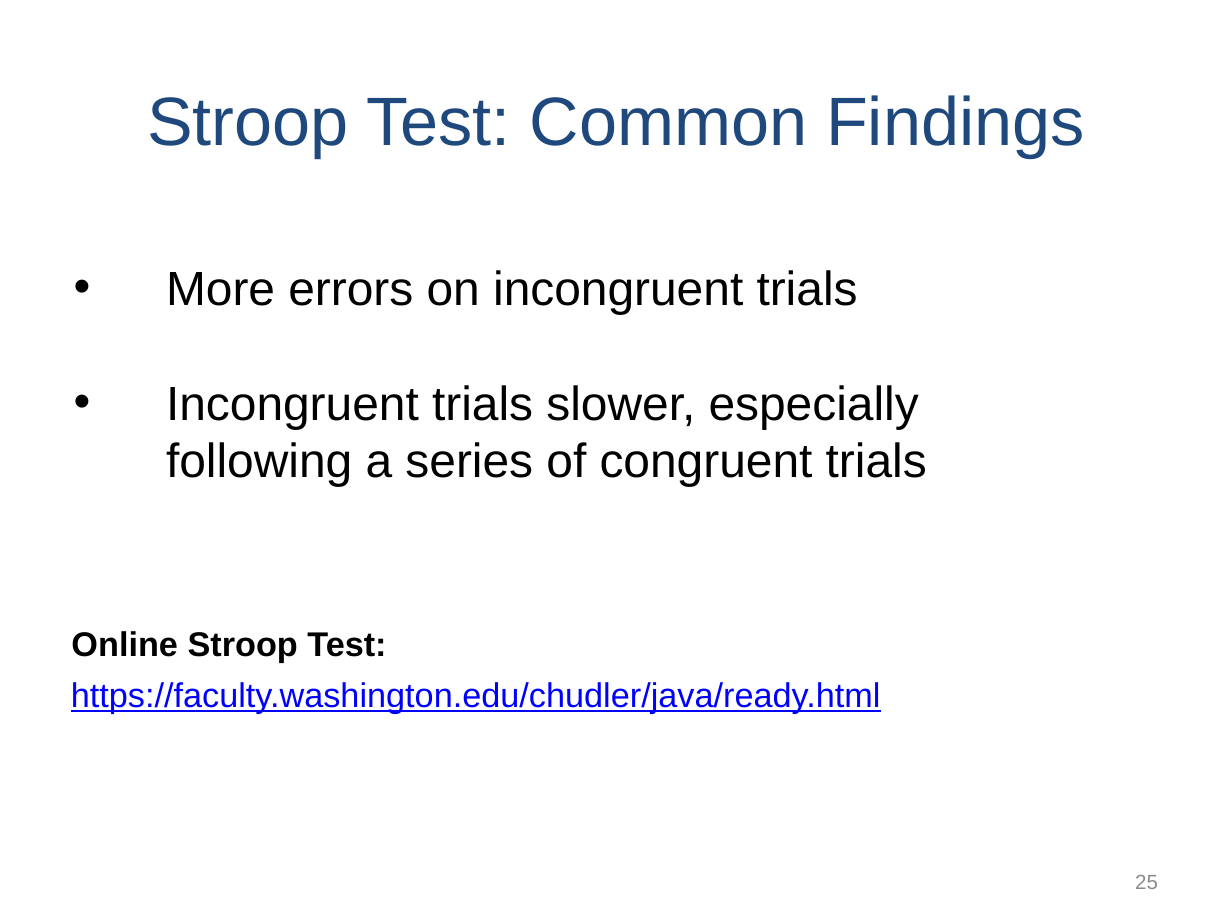
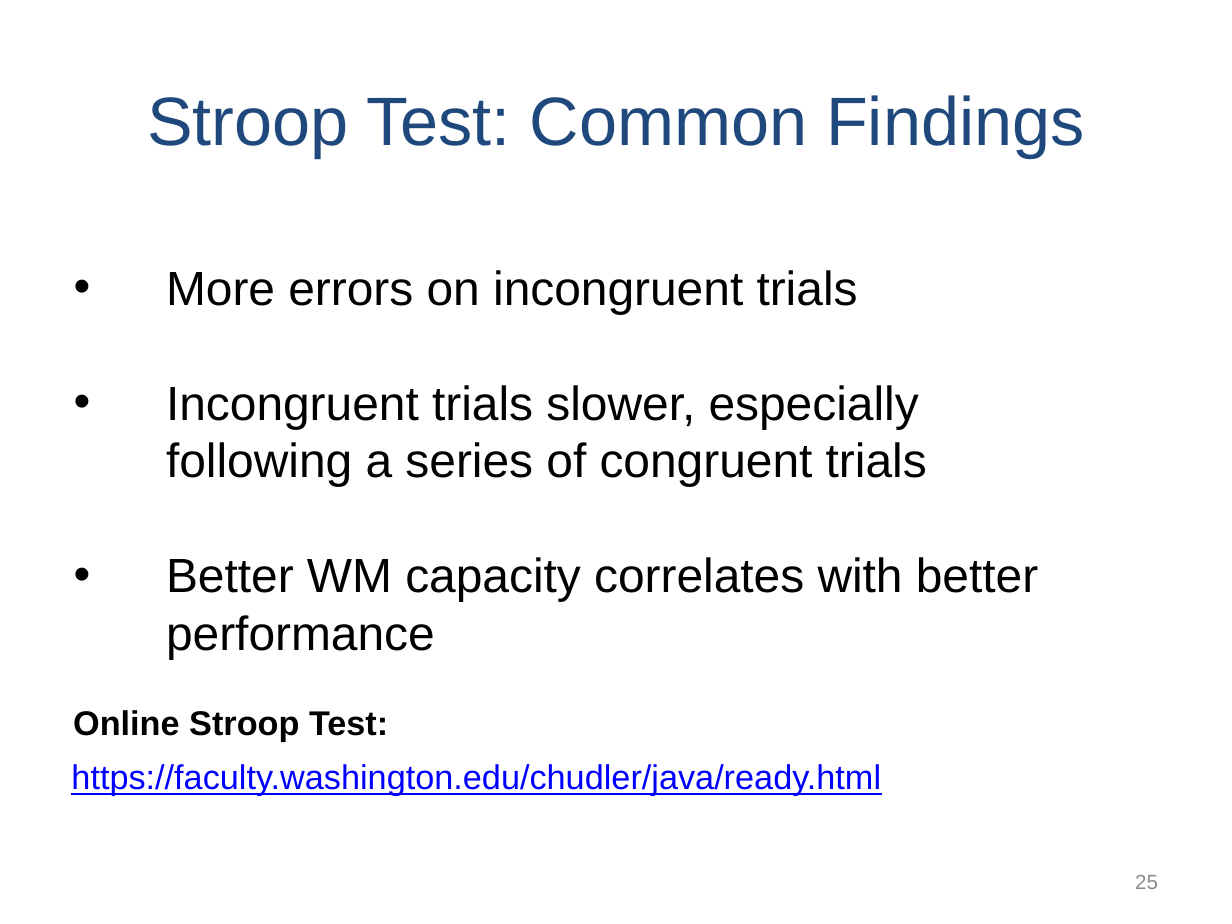
Before and after one commit to npm27/Teaching-Materials, a slide deck: slide 25 of Memory/Slides/Chapter 3.PPTX. Drawn at 1232x924 pixels with LibreOffice and Linux fonts; fonts in the diff are those of the drawing. Boxes give left, top, right and bottom in pixels: in the first picture for what was removed or moved away, otherwise in the second. Text is boxed around its words. In the diff, an @@ line names an element or a change of style, - is before the commit and + after.

```diff
--- a/Memory/Slides/Chapter 3.PPTX
+++ b/Memory/Slides/Chapter 3.PPTX
@@ text at (166, 557, 1038, 659): paragraph added @@
+• Better WM capacity correlates with better performance
@@ text "Online Stroop Test:": place and size @@
-text "Online Stroop Test:" at (71, 631, 386, 663)
+text "Online Stroop Test:" at (73, 710, 388, 742)
@@ text "https://faculty.washington.edu/chudler/java/ready.html": place and size @@
-text "https://faculty.washington.edu/chudler/java/ready.html" at (71, 682, 881, 714)
+text "https://faculty.washington.edu/chudler/java/ready.html" at (71, 764, 881, 796)
```
Also in this commit, not shown: 1 other slide changed, 16 other files.
